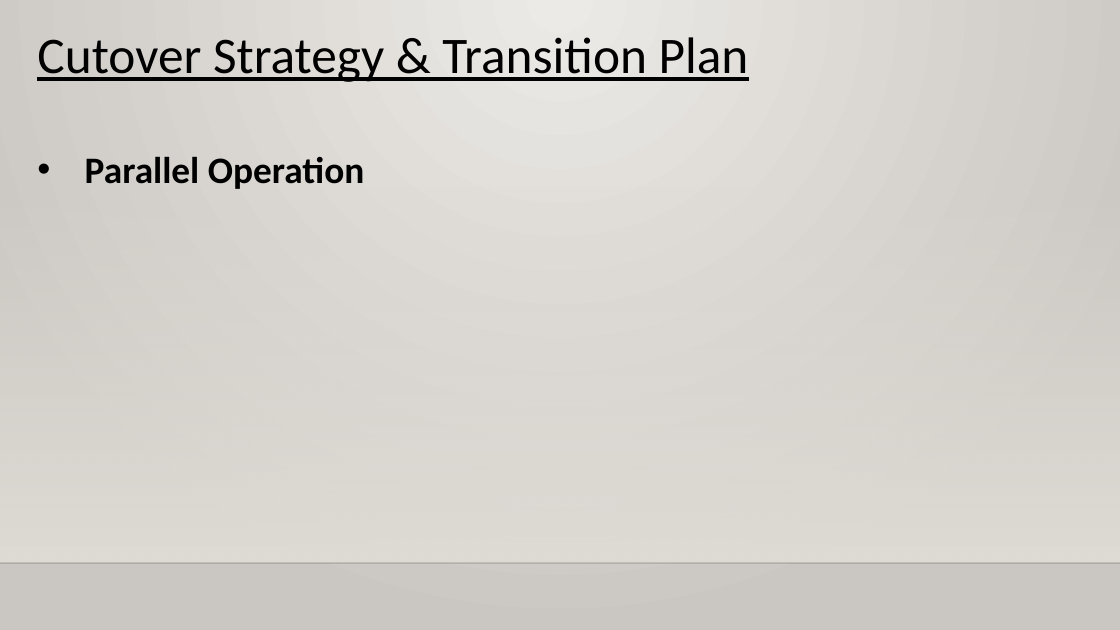
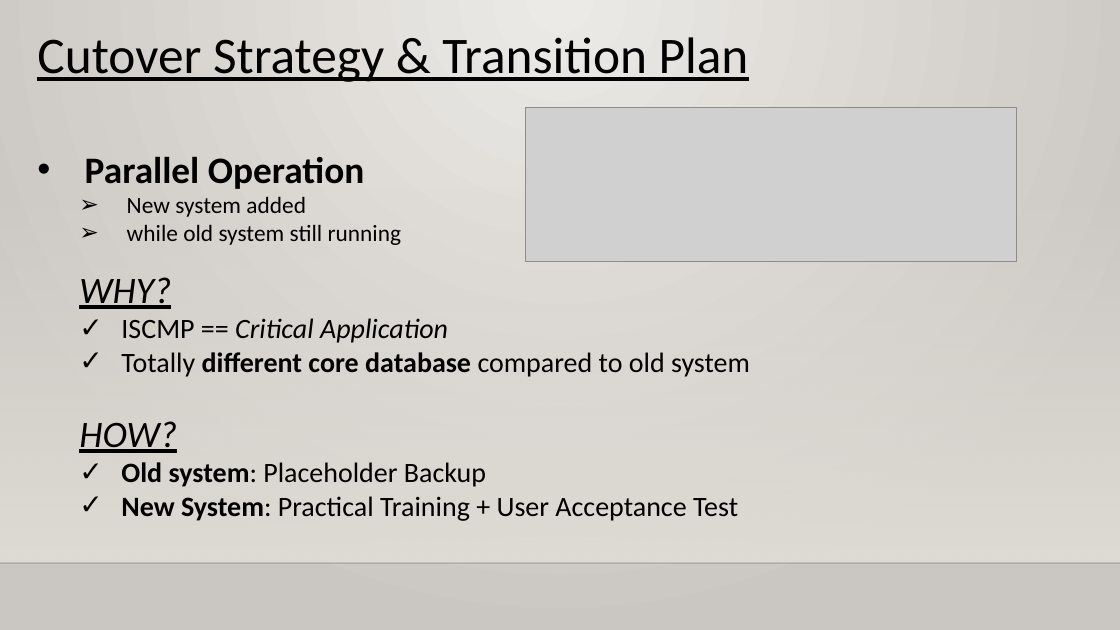
Before and after one commit to XtremisStudio/Project-Management, a slide deck: slide 23 of PRMGT_Presentation_Template.pptx (slide 11 before the commit). Drawn at 1120x630 pixels with LibreOffice and Linux fonts; fonts in the diff are those of the drawing; grey boxes stand for pictures; background and template pictures are left out. Boxes give left, top, right and bottom in pixels: in the first picture for what was removed or moved away, otherwise in the second. Text is boxed around its words. In the diff, an @@ line names an element or a change of style, - is before the commit and + after.

```diff
--- a/PRMGT_Presentation_Template.pptx
+++ b/PRMGT_Presentation_Template.pptx
@@ picture added at (526,108,1017,261) @@
@@ text at (127,196,402,245): paragraphs added @@
+  ➢ New system added
+  ➢ while old system still running
@@ text added at (79,277,750,377), 24 pt, text #000000 @@
+  WHY?
+  ✓ ISCMP == Critical Application
+  ✓ Totally different core database compared to old system
@@ text added at (79,421,738,521), 24 pt, text #000000 @@
+  HOW?
+  ✓ Old system: Placeholder Backup
+  ✓ New System: Practical Training + User Acceptance Test
```
Also in this commit, not shown: 10 other slides changed, 15 slides added, 1 slide removed, 3 other files.
